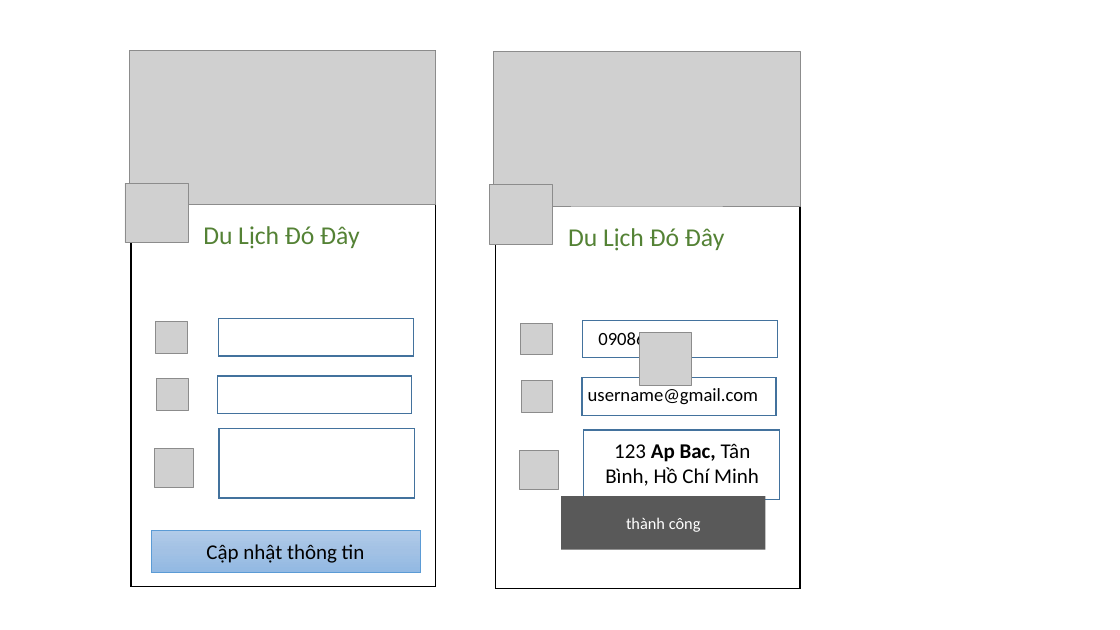
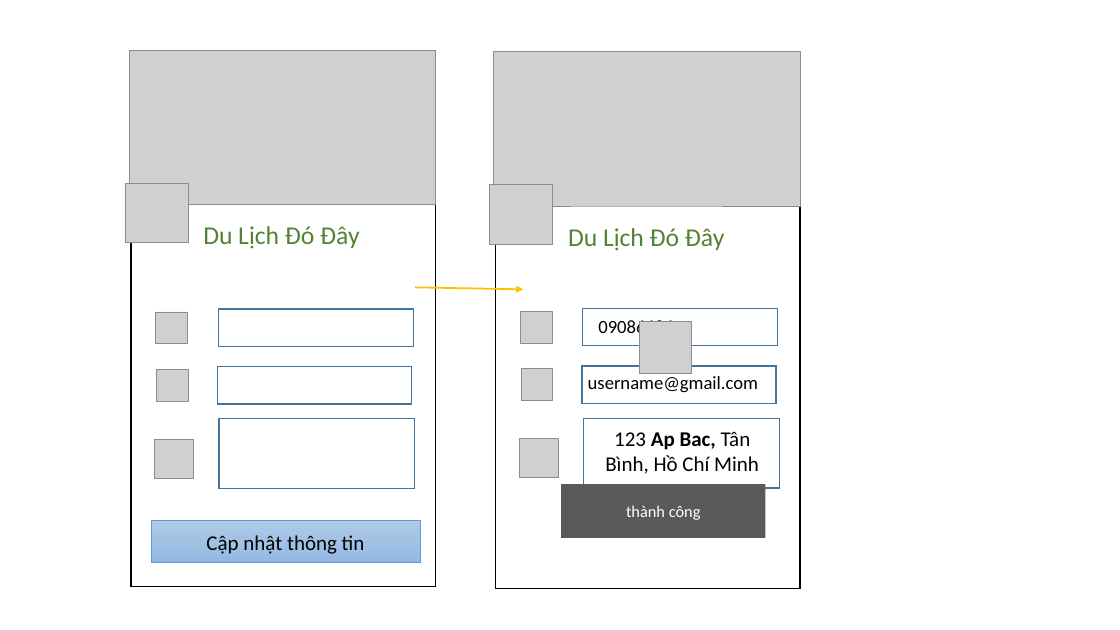
Before and after one commit to conghoangv624/Chuy-n-dd-nh-m-6, a slide deck: slide 15 of Document/CD1-Nhom6-Full.pptx. Drawn at 1120x630 pixels with LibreOffice and Linux fonts; fonts in the diff are those of the drawing; grey boxes stand for pictures. Boxes give left, top, right and bottom in pixels: in the first picture for what was removed or moved away, otherwise in the second. Text is boxed around its words. In the diff, an @@ line names an element or a change of style, - is before the commit and + after.

```diff
--- a/Document/CD1-Nhom6-Full.pptx
+++ b/Document/CD1-Nhom6-Full.pptx
@@ arrow added from (415, 287) to (523, 289), #FFC000 1.5 pt @@
@@ 7 pictures, 7 rectangles, 2 texts moved together from (x1=151, y1=318, x2=780, y2=572) to (x1=151, y1=308, x2=780, y2=563) @@
@@ text "123 Ap Bac, Tân Bình, ..." moved from (x1=605, y1=443, x2=759, y2=486) to (x1=605, y1=431, x2=759, y2=474) @@
@@ rectangle "thành công" moved from (x1=561, y1=497, x2=765, y2=550) to (x1=561, y1=484, x2=765, y2=538) @@
```
Also in this commit, not shown: 15 other slides changed, 4 slides added, 3 slides removed.
